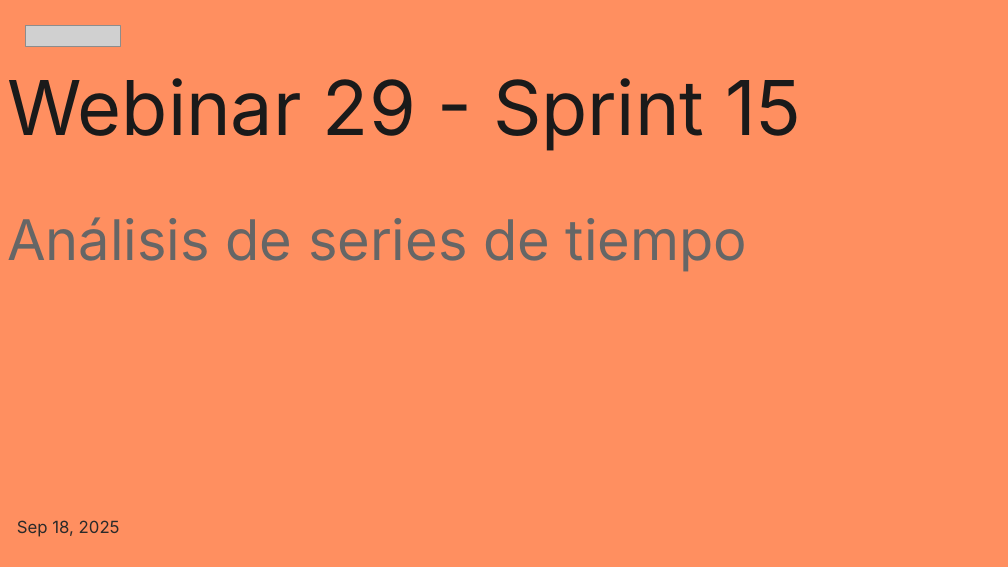
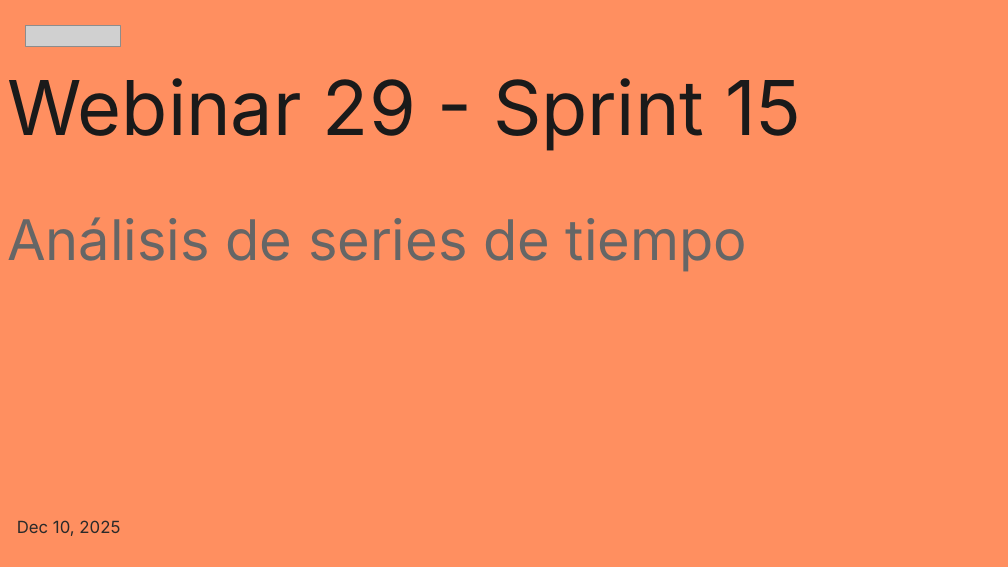
Before and after one commit to zyntonyson/bootcamp_ds_da, a slide deck: slide 1 of 15-ds-series-temporales/29-series-tiempo.pptx. Drawn at 1008x567 pixels with LibreOffice and Linux fonts; fonts in the diff are those of the drawing; grey boxes stand for pictures. Boxes give left, top, right and bottom in pixels: in the first picture for what was removed or moved away, otherwise in the second. Text is boxed around its words. In the diff, an @@ line names an element or a change of style, - is before the commit and + after.

```diff
--- a/15-ds-series-temporales/29-series-tiempo.pptx
+++ b/15-ds-series-temporales/29-series-tiempo.pptx
@@ subtitle at bbox=[17, 520, 120, 536]: text changed @@
-Sep 18, 2025
+Dec 10, 2025
```
Also in this commit, not shown: 2 other slides changed, 7 other files.
